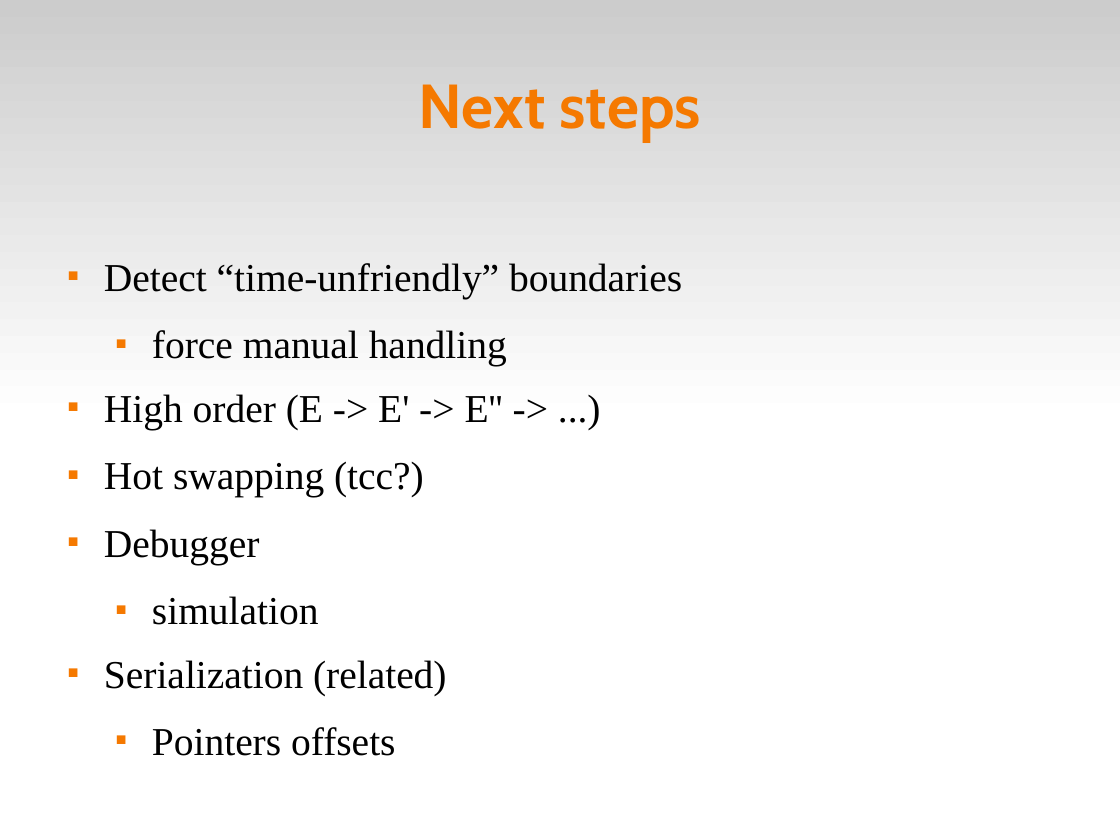
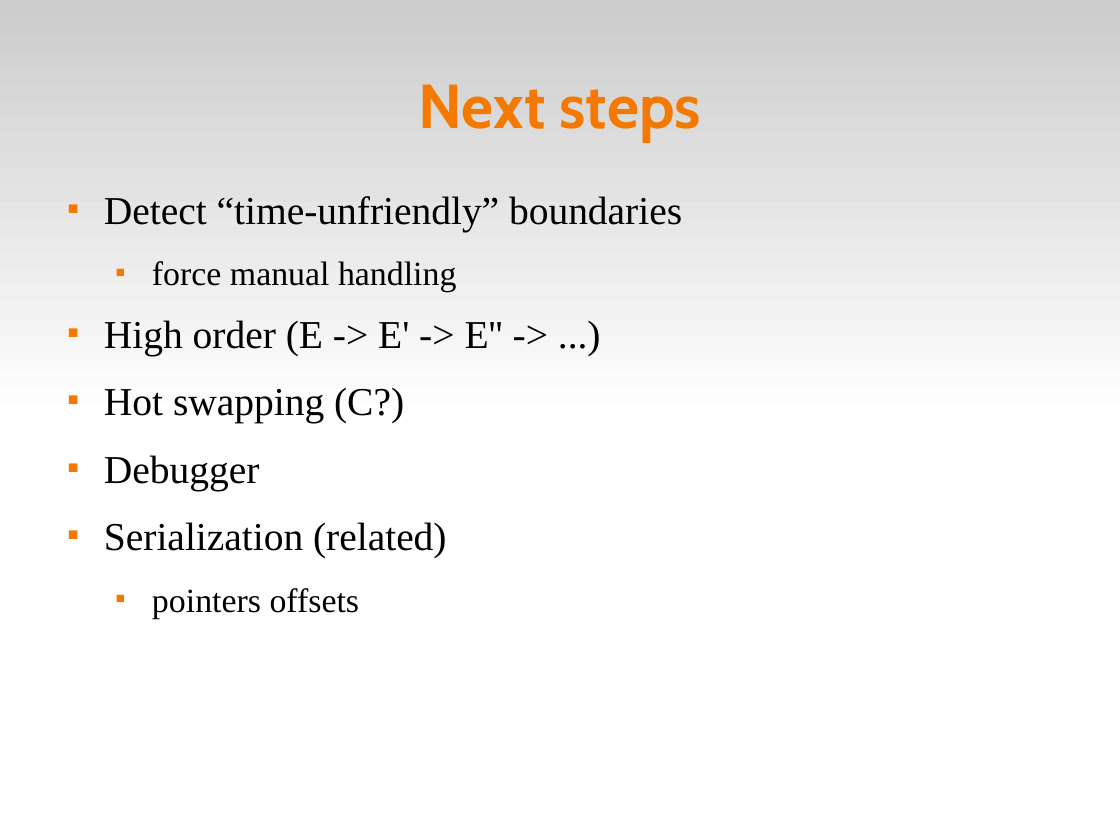
Before and after one commit to fsantanna-no/ceu-docs, a slide deck: slide 18 of TM/ceu_tm.odp (slide 15 before the commit). Drawn at 1120x840 pixels with LibreOffice and Linux fonts; fonts in the diff are those of the drawing. Boxes give left, top, right and bottom in pixels: in the first picture for what was removed or moved away, otherwise in the second. Text is boxed around its words. In the diff, an @@ line names an element or a change of style, - is before the commit and + after.

```diff
--- a/TM/ceu_tm.odp
+++ b/TM/ceu_tm.odp
@@ text at [152, 261, 457, 293]: size 28 to 24 pt in "force manual handling" @@
@@ text at [104, 388, 404, 423]: text changed @@
-■ Hot swapping (tcc?)
+■ Hot swapping (C?)
@@ text at [152, 596, 319, 625]: paragraph removed @@
-  ■ simulation
@@ text at [152, 588, 360, 619]: text changed; size 28 to 24 pt @@
-  ■ Pointers offsets
+  ■ pointers offsets
```
Also in this commit, not shown: 6 other slides changed, 4 slides added, 1 slide removed.
